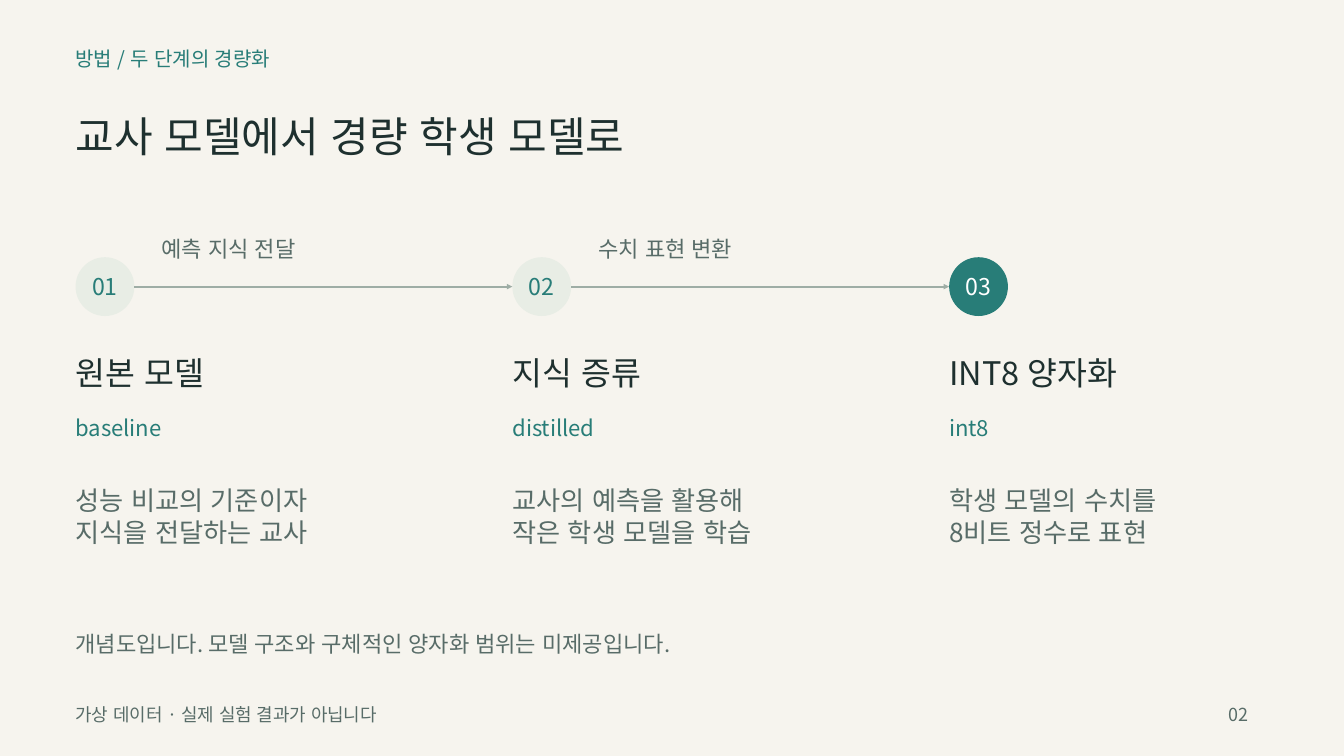
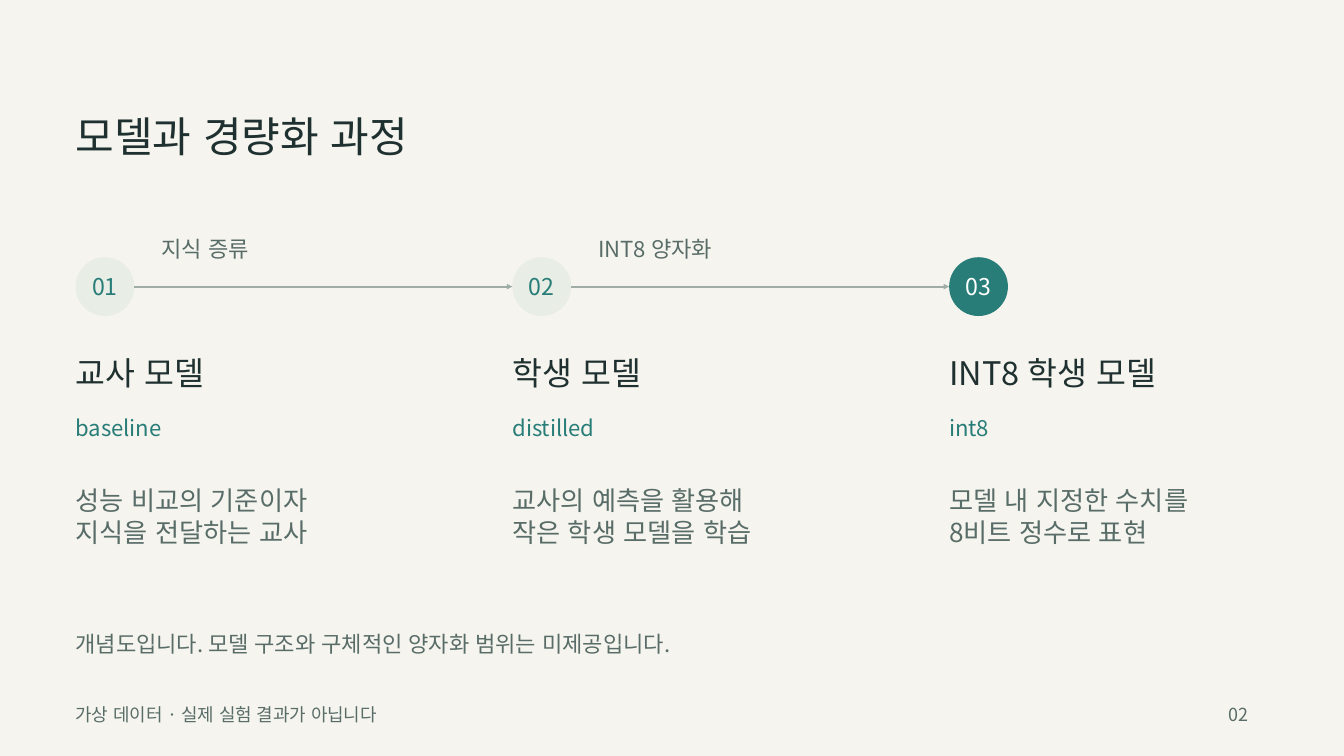
Before and after one commit to ChihyunAhn0309/ppt-art-director, a slide deck: slide 2 of examples/research-seminar/animated-ko.pptx. Drawn at 1344x756 pixels with LibreOffice and Linux fonts; fonts in the diff are those of the drawing. Boxes give left, top, right and bottom in pixels: in the first picture for what was removed or moved away, otherwise in the second. Text is boxed around its words. In the diff, an @@ line names an element or a change of style, - is before the commit and + after.

```diff
--- a/examples/research-seminar/animated-ko.pptx
+++ b/examples/research-seminar/animated-ko.pptx
@@ text removed at [76,49,270,68] @@
-방법 / 두 단계의 경량화
@@ text at [76,117,408,156]: text changed @@
-교사 모델에서 경량 학생 모델로
+모델과 경량화 과정
@@ text "지식 증류": place and size @@
-text "지식 증류" at [512,358,641,388]
+text "지식 증류" at [162,238,249,259]
@@ text "지식 증류" at [162,238,249,259]: size 23.2 to 15.8 pt, text colour #1E302F to #586C68 @@
@@ text removed at [162,238,296,259] @@
-예측 지식 전달
@@ text "INT8 양자화" at [598,238,712,259]: size 23.2 to 15.8 pt, text colour #1E302F to #586C68 @@
@@ text "INT8 양자화": place and size @@
-text "INT8 양자화" at [949,358,1117,388]
+text "INT8 양자화" at [598,238,712,259]
@@ text removed at [598,238,733,259] @@
-수치 표현 변환
@@ text at [76,358,205,388]: text changed @@
-원본 모델
+교사 모델
@@ text added at [512,358,641,388], 23.2 pt, text #1E302F @@
+학생 모델
@@ text added at [949,358,1156,388], 23.2 pt, text #1E302F @@
+INT8 학생 모델
@@ text at [949,488,1188,512]: text changed @@
-학생 모델의 수치를
+모델 내 지정한 수치를
```
Also in this commit, not shown: 4 other slides changed, 39 other files.
